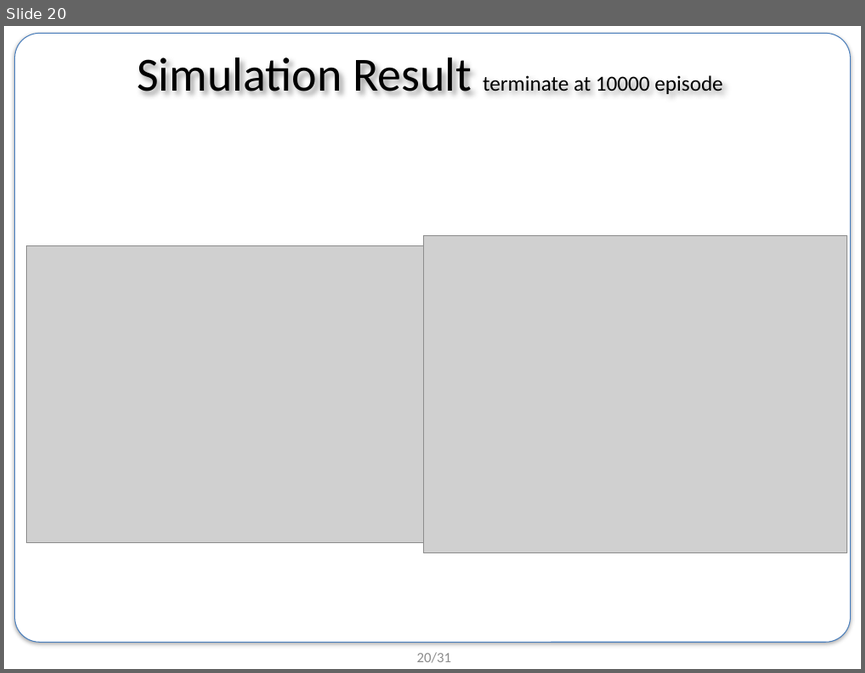
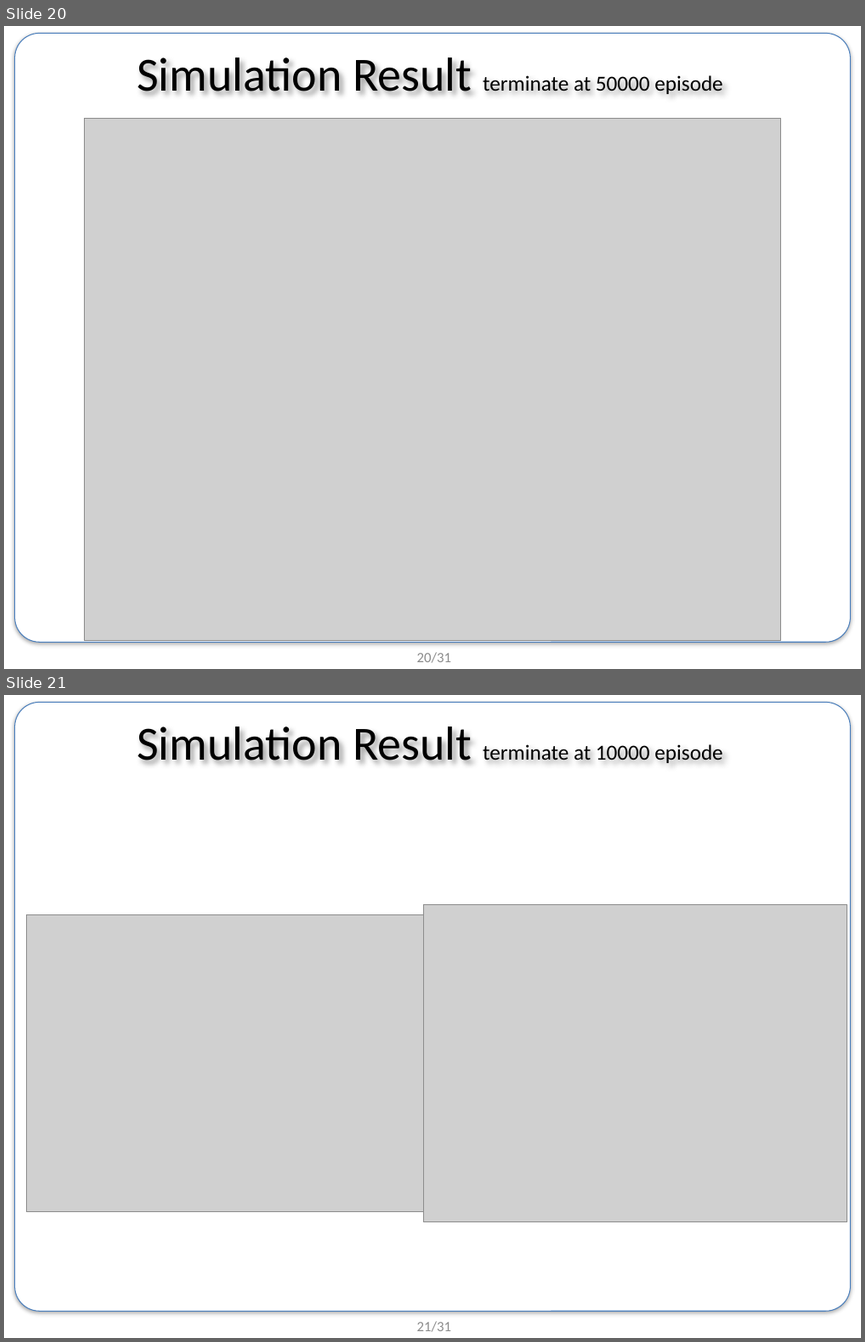
Before and after one commit to BongSangKim/UGRP, a slide deck: Survey meeting/인턴 발표 준비/0725 summer internship final presentation.pptx. Shown one above the other, each under a label of ours: slide 20 before the commit, slides 20 and 21 after it. The pictures are 865x673 and 865x1342 pixels, drawn with LibreOffice and Linux fonts; fonts in the diff are those of the drawing; grey boxes stand for pictures; background and template pictures are left out. Boxes give left, top, right and bottom in pixels: in the first picture for what was removed or moved away, otherwise in the second. Text is boxed around its words. In the diff, an @@ line names an element or a change of style, - is before the commit and + after.

```diff
--- a/Survey meeting/인턴 발표 준비/0725 summer internship final presentation.pptx
+++ b/Survey meeting/인턴 발표 준비/0725 summer internship final presentation.pptx
@@ slide 20 added at (x1=4, y1=26, x2=861, y2=669), background #FFFFFF; not listed: 2 template elements that a slide beside it also shows @@
@@ text added at (x1=137, y1=57, x2=722, y2=94), 18 pt, text #000000 @@
+Simulation Result terminate at 50000 episode
@@ picture added at (x1=85, y1=119, x2=780, y2=641) @@
@@ what was slide 20 is now slide 21 @@
@@ page number at (x1=417, y1=1321, x2=451, y2=1332): text changed @@
-20/31
+21/31
```
Also in this commit, not shown: 8 slides changed, 1 other slide added.
